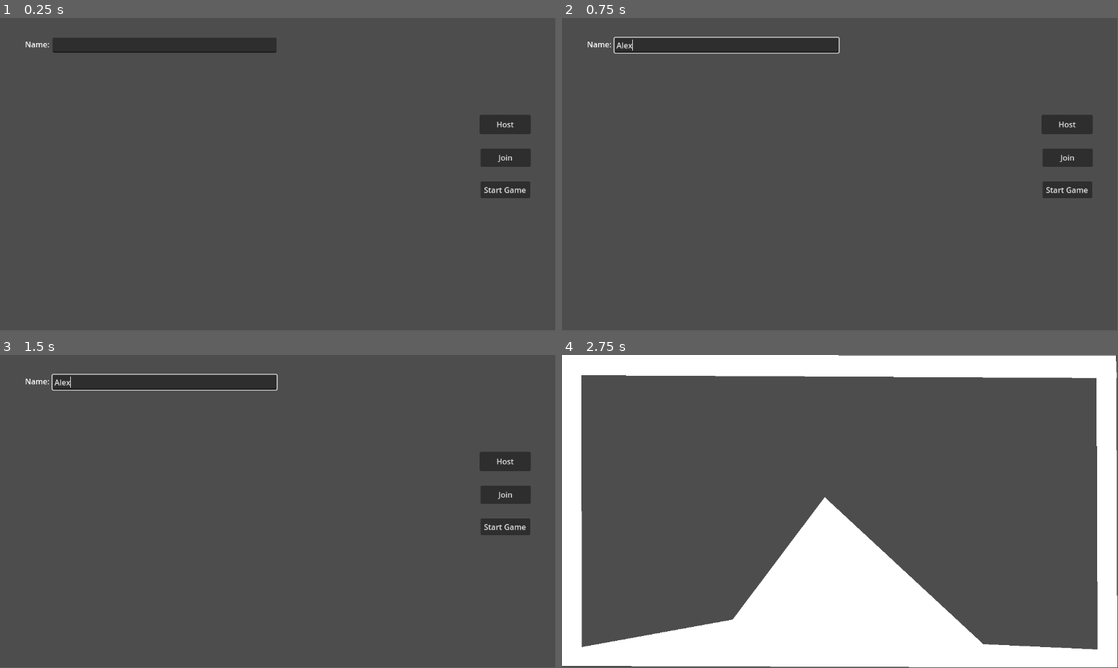
Above: before the commit, frames 1-4 (two rows, left to right).
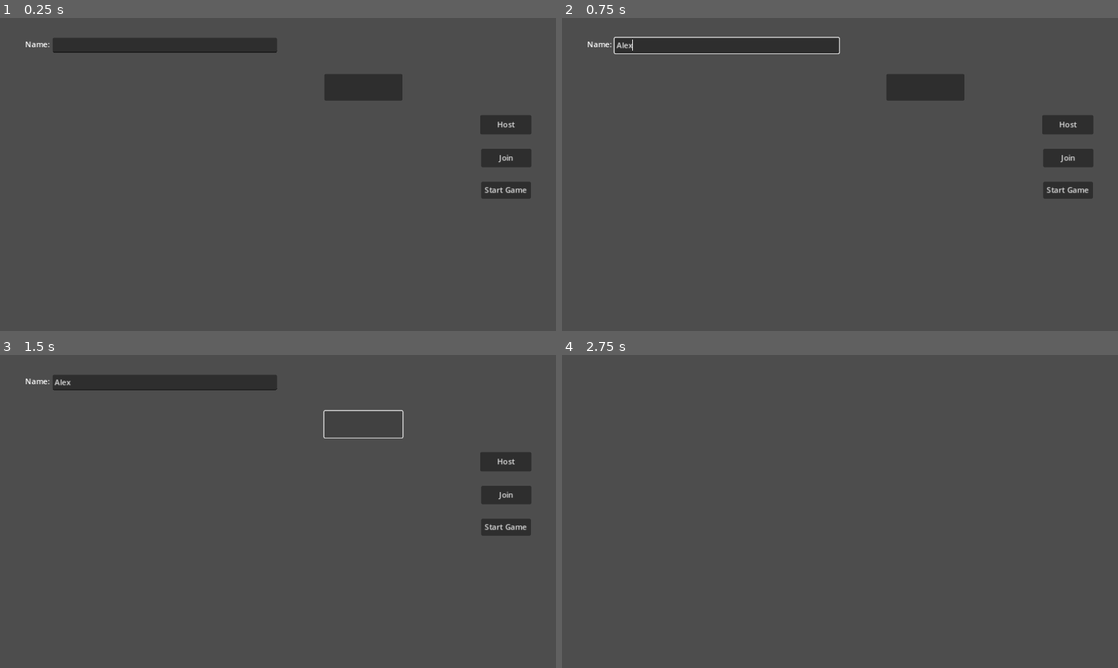
Above: after the commit, the same moments.

Repository: Omaly123/RoundsClone
Game: Godot game, scene res://MultiplayerScene.tscn
Two runs of this game, one before a commit and one after it. Both use one fixed random seed, a clock stepped at 60 frames per second and the inputs below. Before the commit the project has no main scene; this scene is started directly in both runs.
Inputs (mouse positions are in pixels of both pictures, inside the frame that each line leads up to):
- Up to frame 1 (0.25 s): no input
- Up to frame 2 (0.75 s): click (728, 46) at 0.52 s; type "Alex" at 0.6 s
- Up to frame 3 (1.5 s): click (361, 423) at 1.27 s
- Up to frame 4 (2.75 s): click "Start Game" at 2 s
In our replay, the window is 799x449 before the commit and 800x450 after it. These sizes can differ from the game's own. Grey fills any space a smaller window leaves; there, only what the larger window draws over its background counts as a difference.

The runs differ from the first frame. In frame 1, 1.4% of the frame differs, in the area x 4-96%, y 7-58%; in frame 2, 1.6%; in frame 3, 0.7%; in frame 4, 32%, in the area x 0-100%, y 0-100%.

Commit message:
Maps now get randomly selected. Added a bluprint for how cards might work and nescessary changes for this to the player.

Diff:
--- /dev/null
+++ b/Assets/CanvasLevel1.tres
@@ -0,0 +1,7 @@
+[gd_resource type="CanvasTexture" load_steps=2 format=3 uid="uid://bn6hvltwhj0oj"]
+
+[ext_resource type="Texture2D" uid="uid://5ihddvra8s4e" path="res://Assets/ChamberBullet.png" id="1_fqi4y"]
+
+[resource]
+diffuse_texture = ExtResource("1_fqi4y")
+specular_color = Color(0.462745, 0, 0.380392, 1)
--- a/Card.tscn
+++ /dev/null
@@ -1,3 +0,0 @@
-[gd_scene format=3 uid="uid://dfxvmpbdrjuf4"]
-
-[node name="Node" type="Node"]
--- /dev/null
+++ b/Cards/Crit.tres
@@ -0,0 +1,8 @@
+[gd_resource type="Resource" script_class="Card" load_steps=2 format=3 uid="uid://bi4g1c21gb6r5"]
+
+[ext_resource type="Script" path="res://Cards/blueprint/Card.gd" id="1_32tgn"]
+
+[resource]
+script = ExtResource("1_32tgn")
+card_name = ""
+card_text = ""
--- /dev/null
+++ b/Cards/asdf.gd
@@ -0,0 +1,11 @@
+extends Card
+
+
+# Called when the node enters the scene tree for the first time.
+func _ready():
+	pass # Replace with function body.
+
+
+# Called every frame. 'delta' is the elapsed time since the previous frame.
+func _process(delta):
+	pass
--- /dev/null
+++ b/Cards/blueprint/Card.gd
@@ -0,0 +1,67 @@
+extends Resource
+
+class_name Card
+
+var Player
+
+@export var card_name: String
+@export var card_texture: Texture
+@export var card_text: String
+
+func _ready():
+	pass
+
+func _process(delta):
+	pass
+
+#this function is for adding simple effects, that are managed in the player script through variables like bounces or damage
+func add_effects():
+	pass
+
+#this function is for removing the effects of the add_effects function. To prevent errors all Cards added after this one should probably also be removed first
+func remove_effects():
+	pass
+
+#the effect for when this card is added to a player
+func pick_effect():
+	pass
+
+#the effect for when the player shoots his weapon. This is triggered before the bullet is instantiated
+func shoot_effect():
+	pass
+
+#the effect for when the player blocks
+func block_start_effect():
+	pass
+
+#the effect for when the block ends
+func block_end_effect():
+	pass
+
+#the effect for when a bullet hits an enemy player
+func hit_effect(player):
+	pass
+
+#the effect for when a bullet is blocked by an enemy player
+func hit_blocked_effect(player):
+	pass
+
+#the effect for when the player reaches 0 hp. This effect is triggered before the player dies
+func death_effect():
+	pass
+
+#the effect for when the player is hit by a bullet. The player variable is the enemy player
+func got_hit_effect(player):
+	pass
+
+#the effect for when the player takes damage
+func damage_effect(damage):
+	pass
+
+#the effect for when a bullet collides with a wall and bounces
+func wall_hit_effect(collision_info):
+	pass
+
+#the effect for when a bullet hits a wall and is destroyed
+func last_wall_hit_effect(collision_info):
+	pass
--- /dev/null
+++ b/Cards/testcard.gd
@@ -0,0 +1,11 @@
+extends Card
+
+
+# Called when the node enters the scene tree for the first time.
+func _ready():
+	pass # Replace with function body.
+
+
+# Called every frame. 'delta' is the elapsed time since the previous frame.
+func _process(delta):
+	pass
--- /dev/null
+++ b/Cards/testcard.tscn
@@ -0,0 +1,6 @@
+[gd_scene load_steps=2 format=3 uid="uid://d0v808bgbsnb0"]
+
+[ext_resource type="Script" path="res://Cards/testcard.gd" id="1_leke1"]
+
+[node name="testcard" type="Node2D"]
+script = ExtResource("1_leke1")
--- a/GameManager.gd
+++ b/GameManager.gd
@@ -1,7 +1,7 @@
 extends Node
 
 var Players = {}
-
+var living_players = {}
 # Called when the node enters the scene tree for the first time.
 func _ready():
 
--- /dev/null
+++ b/Label.gd
@@ -0,0 +1,12 @@
+extends Label
+
+
+# Called when the node enters the scene tree for the first time.
+func _ready():
+	pass # Replace with function body.
+
+
+# Called every frame. 'delta' is the elapsed time since the previous frame.
+func _process(delta):
+	text = $"..".name
+	pass
--- /dev/null
+++ b/Levels/Scene1.tscn
@@ -0,0 +1,126 @@
+[gd_scene load_steps=8 format=3 uid="uid://d2wp3vm2fguaf"]
+
+[ext_resource type="PackedScene" uid="uid://ds8gf8kuxqmo5" path="res://Spawnpoint.tscn" id="1_m37ar"]
+[ext_resource type="Texture2D" uid="uid://b12dugbcpylxk" path="res://Assets/icon.svg" id="2_8kjmc"]
+
+[sub_resource type="RectangleShape2D" id="RectangleShape2D_r0n5c"]
+size = Vector2(1152, 130)
+
+[sub_resource type="RectangleShape2D" id="RectangleShape2D_ngyrq"]
+size = Vector2(89, 643)
+
+[sub_resource type="RectangleShape2D" id="RectangleShape2D_oedw0"]
+size = Vector2(1152, 64)
+
+[sub_resource type="RectangleShape2D" id="RectangleShape2D_cutnq"]
+size = Vector2(89, 643)
+
+[sub_resource type="RectangleShape2D" id="RectangleShape2D_r4rar"]
+size = Vector2(199, 112)
+
+[node name="Scene2" type="Node2D"]
+
+[node name="Spawnpoints" type="Node2D" parent="."]
+
+[node name="0" parent="Spawnpoints" instance=ExtResource("1_m37ar")]
+position = Vector2(89, 565)
+
+[node name="1" parent="Spawnpoints" instance=ExtResource("1_m37ar")]
+position = Vector2(1068, 561)
+
+[node name="2" parent="Spawnpoints" instance=ExtResource("1_m37ar")]
+position = Vector2(646, 320)
+
+[node name="3" parent="Spawnpoints" instance=ExtResource("1_m37ar")]
+position = Vector2(258, 510)
+
+[node name="4" parent="Spawnpoints" instance=ExtResource("1_m37ar")]
+position = Vector2(802, 471)
+
+[node name="5" parent="Spawnpoints" instance=ExtResource("1_m37ar")]
+position = Vector2(389, 396)
+
+[node name="6" parent="Spawnpoints" instance=ExtResource("1_m37ar")]
+position = Vector2(445, 335)
+
+[node name="7" parent="Spawnpoints" instance=ExtResource("1_m37ar")]
+position = Vector2(906, 550)
+
+[node name="8" parent="Spawnpoints" instance=ExtResource("1_m37ar")]
+position = Vector2(533, 248)
+
+[node name="Environment" type="Node2D" parent="."]
+
+[node name="StaticBody2D" type="StaticBody2D" parent="Environment"]
+
+[node name="CollisionShape2D" type="CollisionShape2D" parent="Environment/StaticBody2D"]
+position = Vector2(576, 582)
+shape = SubResource("RectangleShape2D_r0n5c")
+
+[node name="Sprite2D" type="Sprite2D" parent="Environment/StaticBody2D"]
+position = Vector2(575.5, 582)
+scale = Vector2(8.97656, 1)
+texture = ExtResource("2_8kjmc")
+
+[node name="StaticBody2D2" type="StaticBody2D" parent="Environment"]
+
+[node name="CollisionShape2D" type="CollisionShape2D" parent="Environment/StaticBody2D2"]
+position = Vector2(1107.5, 325.5)
+shape = SubResource("RectangleShape2D_ngyrq")
+
+[node name="Sprite2D" type="Sprite2D" parent="Environment/StaticBody2D2"]
+position = Vector2(1107, 324.5)
+scale = Vector2(0.671876, 5.02344)
+texture = ExtResource("2_8kjmc")
+
+[node name="StaticBody2D3" type="StaticBody2D" parent="Environment"]
+
+[node name="CollisionShape2D" type="CollisionShape2D" parent="Environment/StaticBody2D3"]
+position = Vector2(576, -30)
+shape = SubResource("RectangleShape2D_oedw0")
+
+[node name="Sprite2D" type="Sprite2D" parent="Environment/StaticBody2D3"]
+position = Vector2(576.5, -27.75)
+scale = Vector2(9.00781, 0.433594)
+texture = ExtResource("2_8kjmc")
+
+[node name="StaticBody2D4" type="StaticBody2D" parent="Environment"]
+
+[node name="CollisionShape2D" type="CollisionShape2D" parent="Environment/StaticBody2D4"]
+position = Vector2(44, 319)
+shape = SubResource("RectangleShape2D_cutnq")
+
+[node name="Sprite2D" type="Sprite2D" parent="Environment/StaticBody2D4"]
+position = Vector2(44, 324)
+scale = Vector2(0.671876, 5.02344)
+texture = ExtResource("2_8kjmc")
+
+[node name="MiddleBlock" type="StaticBody2D" parent="Environment"]
+position = Vector2(570, 257)
+
+[node name="CollisionShape2D" type="CollisionShape2D" parent="Environment/MiddleBlock"]
+shape = SubResource("RectangleShape2D_r4rar")
+
+[node name="Sprite2D" type="Sprite2D" parent="Environment/MiddleBlock"]
+scale = Vector2(1.55469, 0.882812)
+texture = ExtResource("2_8kjmc")
+
+[node name="MiddleBlock3" type="StaticBody2D" parent="Environment"]
+position = Vector2(316, 400)
+
+[node name="CollisionShape2D" type="CollisionShape2D" parent="Environment/MiddleBlock3"]
+shape = SubResource("RectangleShape2D_r4rar")
+
+[node name="Sprite2D" type="Sprite2D" parent="Environment/MiddleBlock3"]
+scale = Vector2(1.55469, 0.882812)
+texture = ExtResource("2_8kjmc")
+
+[node name="MiddleBlock2" type="StaticBody2D" parent="Environment"]
+position = Vector2(871, 132)
+
+[node name="CollisionShape2D" type="CollisionShape2D" parent="Environment/MiddleBlock2"]
+shape = SubResource("RectangleShape2D_r4rar")
+
+[node name="Sprite2D" type="Sprite2D" parent="Environment/MiddleBlock2"]
+scale = Vector2(1.55469, 0.882812)
+texture = ExtResource("2_8kjmc")
--- a/SceneManager.gd
+++ b/Levels/SceneManager.gd
@@ -1,5 +1,5 @@
 extends Node2D
-#class_name Level
+#this is the script of Testscene
 
 @export var PlayerScene : PackedScene
 # Called when the node enters the scene tree for the first time.
--- a/Levels/TestScene.tscn
+++ b/Levels/TestScene.tscn
@@ -1,6 +1,6 @@
 [gd_scene load_steps=9 format=3 uid="uid://bjsoutc34c8ir"]
 
-[ext_resource type="Script" path="res://SceneManager.gd" id="1_um0ao"]
+[ext_resource type="Script" path="res://Levels/SceneManager.gd" id="1_gnnjr"]
 [ext_resource type="PackedScene" uid="uid://duex8pj47musi" path="res://player.tscn" id="2_cafco"]
 [ext_resource type="Texture2D" uid="uid://b12dugbcpylxk" path="res://Assets/icon.svg" id="3_n62bh"]
 
@@ -19,8 +19,8 @@
 [sub_resource type="RectangleShape2D" id="RectangleShape2D_5t4yb"]
 size = Vector2(199, 112)
 
-[node name="Node2D" type="Node2D"]
-script = ExtResource("1_um0ao")
+[node name="Testscene" type="Node2D"]
+script = ExtResource("1_gnnjr")
 PlayerScene = ExtResource("2_cafco")
 
 [node name="Environment" type="Node2D" parent="."]
--- a/Levels/Testscene2.tscn
+++ b/Levels/Testscene2.tscn
@@ -1,10 +1,16 @@
-[gd_scene load_steps=4 format=3 uid="uid://cc2dwiphvfud4"]
+[gd_scene load_steps=5 format=3 uid="uid://cc2dwiphvfud4"]
 
 [ext_resource type="Script" path="res://Levels/Testscene2.gd" id="1_i7kg4"]
 [ext_resource type="PackedScene" uid="uid://ds8gf8kuxqmo5" path="res://Spawnpoint.tscn" id="1_phigj"]
 [ext_resource type="PackedScene" uid="uid://duex8pj47musi" path="res://player.tscn" id="2_mvtkx"]
 
-[node name="Node2D" type="Node2D"]
+[sub_resource type="CanvasItemMaterial" id="CanvasItemMaterial_pwwmv"]
+particles_animation = true
+particles_anim_h_frames = 1
+particles_anim_v_frames = 1
+particles_anim_loop = false
+
+[node name="TestScene2" type="Node2D"]
 script = ExtResource("1_i7kg4")
 PlayerScene = ExtResource("2_mvtkx")
 
@@ -43,9 +49,6 @@
 position = Vector2(55, 21)
 
 [node name="CollisionPolygon2D" type="CollisionPolygon2D" parent="Environment/StaticBody2D"]
+material = SubResource("CanvasItemMaterial_pwwmv")
 position = Vector2(53, 491)
 polygon = PackedVector2Array(-106, 133, 1044, 136, 1041, -464, 1001, -465, 1004, 99, 766, 89, 437, -218, 247.395, 36.7821, -67, 94, -68, -470, 1043, -464, 1043, -512, -108, -513)
-
-[node name="Polygon2D" type="Polygon2D" parent="Environment/StaticBody2D/CollisionPolygon2D"]
-position = Vector2(-109, -512)
-polygon = PackedVector2Array(1110, 48, 1151, 48, 1153, 649, 1, 645, 0, 0, 1150, 1, 1152, 48, 41, 42, 42, 606, 355, 549, 546, 295, 875, 600, 1112, 611)
--- a/MultiplayerController.gd
+++ b/MultiplayerController.gd
@@ -3,12 +3,20 @@
 @export var address = "127.0.0.1"
 @export var port = 8910
 var peer
+var maps : Array
+var rng = RandomNumberGenerator.new()
 # Called when the node enters the scene tree for the first time.
+
+#new
+@export var PlayerScene : PackedScene
+
 func _ready():
+	randomize()
 	multiplayer.peer_connected.connect(peer_connected)
 	multiplayer.peer_disconnected.connect(peer_disconnected)
 	multiplayer.connected_to_server.connect(connected_to_server)
 	multiplayer.connection_failed.connect(connection_failed)
+	maps = load_maps()
 	pass # Replace with function body.
 
 
@@ -19,6 +27,7 @@
 #Called on server and clients
 func peer_connected(id):
 	print("Player connected:" + str(id))
+	set_seed_equal_to_host.rpc(rng.seed)
 
 #Called on server and clients
 func peer_disconnected(id):
@@ -50,8 +59,12 @@
 
 @rpc("any_peer","call_local")
 func start_game():
-	var scene = load("res://Levels/TestScene2.tscn").instantiate()
+	#var scene = load("res://Levels/TestScene2.tscn").instantiate()
+	var random_map_number = rng.randi_range(0,maps.size()-1)
+	print(random_map_number)
+	var scene = maps[random_map_number].instantiate()
 	get_tree().root.add_child(scene)
+	print(scene.name)
 	self.hide()
 
 func _on_bt_host_button_down():
@@ -63,6 +76,8 @@
 	multiplayer.set_multiplayer_peer(peer)
 	print("Waiting for players")
 	send_player_information($Name.text, multiplayer.get_unique_id())
+
+
 	pass # Replace with function body.
 
 
@@ -77,3 +92,36 @@
 func _on_bt_start_button_down():
 	start_game.rpc()
 	pass # Replace with function body.
+
+
+func load_maps() -> Array:
+	var loaded_maps : Array[PackedScene]
+	var dir = DirAccess.open("res://Levels/")
+	dir.list_dir_begin()
+	var file_name = dir.get_next()
+	while file_name != "":
+		var file_path = "res://Levels/" + "/" + file_name
+		if file_name.ends_with(".tscn"):
+			loaded_maps.append(load(file_path))
+		file_name = dir.get_next()
+	return loaded_maps
+	pass
+
+@rpc
+func set_seed_equal_to_host(seed):
+	rng.seed = seed
+
+
+
+func _on_test_player_spawn_button_down():
+		#new
+	var index = 0
+	for i in GameManager.Players:
+		var currentPlayer = PlayerScene.instantiate()
+		currentPlayer.name = str(GameManager.Players[i].id)
+		add_child(currentPlayer)
+		for spawn in get_tree().get_nodes_in_group("PlayerSpawnPoint"):
+			if spawn.name == str(index):
+				currentPlayer.global_position = spawn.global_position
+		index += 1
+	pass # Replace with function body.
--- a/MultiplayerScene.tscn
+++ b/MultiplayerScene.tscn
@@ -1,6 +1,19 @@
-[gd_scene load_steps=2 format=3 uid="uid://bayy07rqyfiiy"]
+[gd_scene load_steps=7 format=3 uid="uid://bayy07rqyfiiy"]
 
 [ext_resource type="Script" path="res://MultiplayerController.gd" id="1_qsjct"]
+[ext_resource type="PackedScene" uid="uid://duex8pj47musi" path="res://player.tscn" id="2_8r24p"]
+
+[sub_resource type="RectangleShape2D" id="RectangleShape2D_pgw6s"]
+size = Vector2(1152, 130)
+
+[sub_resource type="RectangleShape2D" id="RectangleShape2D_kuwek"]
+size = Vector2(89, 675.5)
+
+[sub_resource type="RectangleShape2D" id="RectangleShape2D_1i6o4"]
+size = Vector2(1214, 64)
+
+[sub_resource type="RectangleShape2D" id="RectangleShape2D_ng6kc"]
+size = Vector2(89, 659.5)
 
 [node name="Control" type="Control"]
 layout_mode = 3
@@ -10,6 +23,7 @@
 grow_horizontal = 2
 grow_vertical = 2
 script = ExtResource("1_qsjct")
+PlayerScene = ExtResource("2_8r24p")
 
 [node name="BtHost" type="Button" parent="."]
 layout_mode = 0
@@ -50,6 +64,70 @@
 offset_right = 574.0
 offset_bottom = 72.0
 
+[node name="Environment" type="Node2D" parent="."]
+
+[node name="StaticBody2D" type="StaticBody2D" parent="Environment"]
+position = Vector2(578, 699)
+
+[node name="CollisionShape2D" type="CollisionShape2D" parent="Environment/StaticBody2D"]
+position = Vector2(-2, 14)
+shape = SubResource("RectangleShape2D_pgw6s")
+
+[node name="StaticBody2D2" type="StaticBody2D" parent="Environment"]
+position = Vector2(1198, 338)
+
+[node name="CollisionShape2D" type="CollisionShape2D" parent="Environment/StaticBody2D2"]
+position = Vector2(-1, -16.25)
+shape = SubResource("RectangleShape2D_kuwek")
+
+[node name="StaticBody2D3" type="StaticBody2D" parent="Environment"]
+position = Vector2(581, -33)
+
+[node name="CollisionShape2D" type="CollisionShape2D" parent="Environment/StaticBody2D3"]
+position = Vector2(0, 1)
+shape = SubResource("RectangleShape2D_1i6o4")
+
+[node name="StaticBody2D4" type="StaticBody2D" parent="Environment"]
+position = Vector2(-45, 322)
+
+[node name="CollisionShape2D" type="CollisionShape2D" parent="Environment/StaticBody2D4"]
+position = Vector2(-1, 3)
+shape = SubResource("RectangleShape2D_ng6kc")
+
+[node name="SpawnPoints" type="Node2D" parent="."]
+
+[node name="0" type="Node2D" parent="SpawnPoints" groups=["PlayerSpawnPoint"]]
+position = Vector2(169, 483)
+
+[node name="1" type="Node2D" parent="SpawnPoints" groups=["PlayerSpawnPoint"]]
+position = Vector2(958, 477)
+
+[node name="2" type="Node2D" parent="SpawnPoints" groups=["PlayerSpawnPoint"]]
+position = Vector2(423, 487)
+
+[node name="3" type="Node2D" parent="SpawnPoints" groups=["PlayerSpawnPoint"]]
+position = Vector2(699, 487)
+
+[node name="4" type="Node2D" parent="SpawnPoints" groups=["PlayerSpawnPoint"]]
+position = Vector2(557, 486)
+
+[node name="5" type="Node2D" parent="SpawnPoints" groups=["PlayerSpawnPoint"]]
+position = Vector2(307, 490)
+
+[node name="6" type="Node2D" parent="SpawnPoints" groups=["PlayerSpawnPoint"]]
+position = Vector2(834, 484)
+
+[node name="7" type="Node2D" parent="SpawnPoints" groups=["PlayerSpawnPoint"]]
+position = Vector2(610, 81)
+
+[node name="testPlayerSpawn" type="Button" parent="."]
+layout_mode = 0
+offset_left = 672.0
+offset_top = 116.0
+offset_right = 834.0
+offset_bottom = 171.0
+
 [connection signal="button_down" from="BtHost" to="." method="_on_bt_host_button_down"]
 [connection signal="button_down" from="BtJoin" to="." method="_on_bt_join_button_down"]
 [connection signal="button_down" from="BtStart" to="." method="_on_bt_start_button_down"]
+[connection signal="button_down" from="testPlayerSpawn" to="." method="_on_test_player_spawn_button_down"]
--- a/Player.gd
+++ b/Player.gd
@@ -5,6 +5,7 @@
 @export var JUMP_VELOCITY = -400.0
 @export var JUMP_FORCE_UP = 5
 @export var JUMP_FORCE_DOWN = 10
+var Cards = {}
 
 # Get the gravity from the project settings to be synced with RigidBody nodes.
 var gravity = ProjectSettings.get_setting("physics/2d/default_gravity")
@@ -23,6 +24,9 @@
 var reloadCDTimer = 600
 var chamber : Array
 var health = 100
+var poison_stacks = 0
+var poison_timer = 0
+
 @export var max_health = 100
 @export var bullet: PackedScene
 @export var chamber_bullet: PackedScene
@@ -53,6 +57,7 @@
 	#cooldowns:
 	if attackCDTimer > 0: attackCDTimer -= 1
 	if blockCDTimer > 0: blockCDTimer -= 1
+	poison_tick()
 	pass
 
 
@@ -98,25 +103,41 @@
 		chamber[chamber.size()-1].queue_free()
 		chamber.remove_at(chamber.size()-1)
 		attackCDTimer = attackCD
+		for i in cards:
+			cards[i].shoot_effect()
 
 @rpc("any_peer","call_local")
-func hit(damage, effects):
+func hit(damage, shooter):
+	for i in cards:
+		cards[i].got_hit_effect(shooter)
+	take_damage(damage)
+	pass
+
+func take_damage(damage:int):
+	for i in cards:
+		cards[i].damage_effect(damage)
 	health -= damage
 	pass
 
 @rpc("any_peer","call_local")
 func block_start():
+	for i in cards:
+		cards[i].block_start_effect()
 	$Block.visible = true
 	blocking = 30
 	pass
 
 @rpc("any_peer","call_local")
 func block_end():
+	for i in cards:
+		cards[i].block_end_effect()
 	pass
 
 @rpc("any_peer","call_local")
 func reload():
 	print("reload")
+	for i in cards:
+		cards[i].reload_effect()
 	for i in max_ammo:
 		if chamber.size() <= i:
 			var b = chamber_bullet.instantiate()
@@ -126,12 +147,29 @@
 			#print($GunRotation/BulletSpawn.rotation)
 			$GunRotation.add_child(b)
 	reloadCDTimer = reloadCD
+	pass
+
+func poison_tick():
+	if poison_stacks > 0:
+		take_damage(poison_stacks)
+		poison_stacks = floor(poison_stacks*0.5)
+	if poison_timer > 0: poison_timer -= 1
+	if poison_timer == 0: poison_stacks = 0
+	pass
 
 @rpc("any_peer","call_local")
 func death():
+	for i in cards:
+		cards[i].death_effect()
 	died.emit()
-	print(name + "ded")
 	$AnimatedSprite2D.hide()
 	$CollisionShape2D.disabled = true
 	$GunRotation/Gun.hide()
 	pass
+
+func add_card(card):
+	add_child(card)
+	Cards.append(card)
+	card.player = $"."
+	card.pick_effect()
+	card.add_effects()
--- a/TestCard.tscn
+++ /dev/null
@@ -1,33 +0,0 @@
-[gd_scene load_steps=3 format=3 uid="uid://c5rnsv7jryxde"]
-
-[ext_resource type="Texture2D" uid="uid://dqcnogrnx2p7y" path="res://Assets/TestCardBackround.png" id="1_286r6"]
-
-[sub_resource type="RectangleShape2D" id="RectangleShape2D_cklyc"]
-size = Vector2(128, 192)
-
-[node name="TextureRect" type="TextureRect"]
-custom_minimum_size = Vector2(128, 192)
-offset_right = 128.0
-offset_bottom = 192.0
-texture = ExtResource("1_286r6")
-
-[node name="ItemList" type="ItemList" parent="."]
-layout_mode = 0
-offset_left = 1.0
-offset_top = 99.0
-offset_right = 41.0
-offset_bottom = 139.0
-
-[node name="Label" type="Label" parent="ItemList"]
-layout_mode = 0
-offset_left = 4.0
-offset_top = 5.0
-offset_right = 44.0
-offset_bottom = 28.0
-
-[node name="Area2D" type="Area2D" parent="."]
-position = Vector2(1, 0)
-
-[node name="CollisionShape2D" type="CollisionShape2D" parent="Area2D"]
-position = Vector2(63, 96)
-shape = SubResource("RectangleShape2D_cklyc")
--- a/bullet.gd
+++ b/bullet.gd
@@ -12,7 +12,7 @@
 var shooter
 var gravitx_multiplier = 0.5
 var noDoubleCollision = false
-var effects : Array
+var cards = {}
 func _ready():
 	direction = Vector2(1,0).rotated(rotation)
 	velocity = SPEED * direction
@@ -36,19 +36,24 @@
 		var collider = collision_info.get_collider()
 		if collider != null && collider.has_method("fire") :
 			if collider.blocking >=1 :
+				for i in cards:
+					cards[i].hit_blocked_effect(collider)
 				velocity = velocity.bounce(collision_info.get_normal())
 			else: if collider.blocking ==0:
-				collider.hit.rpc(damage, effects)
+				collider.hit.rpc(damage, shooter)
+				for i in cards:
+					cards[i].hit_effect(collider)
 				queue_free()
 		else: if bounces == 0:
-			WallHit(collision_info)
+			for i in cards:
+				cards[i].last_wall_hit_effect(collision_info)
 			queue_free()
 		else: if bounces > 0 :
 			bounces-=1
-			WallHit(collision_info)
+			for i in cards:
+				cards[i].wall_hit_effect()
 			velocity = velocity.bounce(collision_info.get_normal())
-func WallHit(collision):
-	pass
+
 
 func shooter_died():
 	queue_free()
--- /dev/null
+++ b/pick_scene.tscn
@@ -0,0 +1,56 @@
+[gd_scene load_steps=2 format=3 uid="uid://0p3dspsg7vuu"]
+
+[ext_resource type="Texture2D" uid="uid://dqcnogrnx2p7y" path="res://Assets/TestCardBackround.png" id="1_wskmn"]
+
+[node name="PickScene" type="Node2D"]
+
+[node name="Control" type="Control" parent="."]
+layout_mode = 3
+anchors_preset = 0
+offset_right = 1152.0
+offset_bottom = 647.0
+
+[node name="TextureButton" type="TextureButton" parent="Control"]
+layout_mode = 0
+offset_left = 15.0
+offset_top = 121.0
+offset_right = 217.0
+offset_bottom = 419.0
+texture_normal = ExtResource("1_wskmn")
+stretch_mode = 0
+
+[node name="TextureButton2" type="TextureButton" parent="Control"]
+layout_mode = 0
+offset_left = 243.0
+offset_top = 122.0
+offset_right = 445.0
+offset_bottom = 420.0
+texture_normal = ExtResource("1_wskmn")
+stretch_mode = 0
+
+[node name="TextureButton3" type="TextureButton" parent="Control"]
+layout_mode = 0
+offset_left = 469.0
+offset_top = 120.0
+offset_right = 671.0
+offset_bottom = 418.0
+texture_normal = ExtResource("1_wskmn")
+stretch_mode = 0
+
+[node name="TextureButton4" type="TextureButton" parent="Control"]
+layout_mode = 0
+offset_left = 696.0
+offset_top = 120.0
+offset_right = 898.0
+offset_bottom = 418.0
+texture_normal = ExtResource("1_wskmn")
+stretch_mode = 0
+
+[node name="TextureButton5" type="TextureButton" parent="Control"]
+layout_mode = 0
+offset_left = 917.0
+offset_top = 122.0
+offset_right = 1119.0
+offset_bottom = 420.0
+texture_normal = ExtResource("1_wskmn")
+stretch_mode = 0
--- a/player.tscn
+++ b/player.tscn
@@ -6,6 +6,7 @@
 [ext_resource type="PackedScene" uid="uid://d0tpoa1qsqje0" path="res://chamber_bullet.tscn" id="3_5pfwu"]
 [ext_resource type="Texture2D" uid="uid://ckko3youfrkmu" path="res://Assets/gun.png" id="3_h6j6i"]
 [ext_resource type="Texture2D" uid="uid://cq5bnofq10lgm" path="res://Assets/Block.png" id="5_yvphm"]
+[ext_resource type="Script" path="res://Label.gd" id="7_0ds1b"]
 
 [sub_resource type="AtlasTexture" id="AtlasTexture_vrhc8"]
 atlas = ExtResource("2_tp5fo")
@@ -64,6 +65,7 @@
 
 [node name="Player" type="CharacterBody2D"]
 script = ExtResource("1_xonyj")
+bounces = 20
 bullet = ExtResource("2_r30wm")
 chamber_bullet = ExtResource("3_5pfwu")
 
@@ -97,3 +99,12 @@
 offset_bottom = -18.0
 theme_override_colors/font_color = Color(0.698039, 0, 0, 1)
 show_percentage = false
+
+[node name="Label" type="Label" parent="."]
+offset_left = -69.0
+offset_top = -44.0
+offset_right = 69.0
+offset_bottom = -18.0
+horizontal_alignment = 1
+vertical_alignment = 1
+script = ExtResource("7_0ds1b")
--- a/project.godot
+++ b/project.godot
@@ -11,12 +11,17 @@
 [application]
 
 config/name="RoundsClone"
+run/main_scene="res://MultiplayerScene.tscn"
 config/features=PackedStringArray("4.1", "Mobile")
 config/icon="res://Assets/icon.svg"
 
 [autoload]
 
 GameManager="*res://GameManager.gd"
+
+[display]
+
+window/stretch/mode="canvas_items"
 
 [input]
 
--- /dev/null
+++ b/triangle.tscn
@@ -0,0 +1,12 @@
+[gd_scene format=3 uid="uid://cyya3kkyq1jnr"]
+
+[node name="Triangle" type="StaticBody2D"]
+position = Vector2(55, 21)
+
+[node name="CollisionPolygon2D" type="CollisionPolygon2D" parent="."]
+position = Vector2(171, 485)
+polygon = PackedVector2Array(91, -158, 438, -233, 102, -393)
+
+[node name="Polygon2D" type="Polygon2D" parent="CollisionPolygon2D"]
+position = Vector2(-109, -512)
+polygon = PackedVector2Array(200, 354, 211, 119, 547, 279)
Not shown: 1 places in player.tscn that only renumber resources
